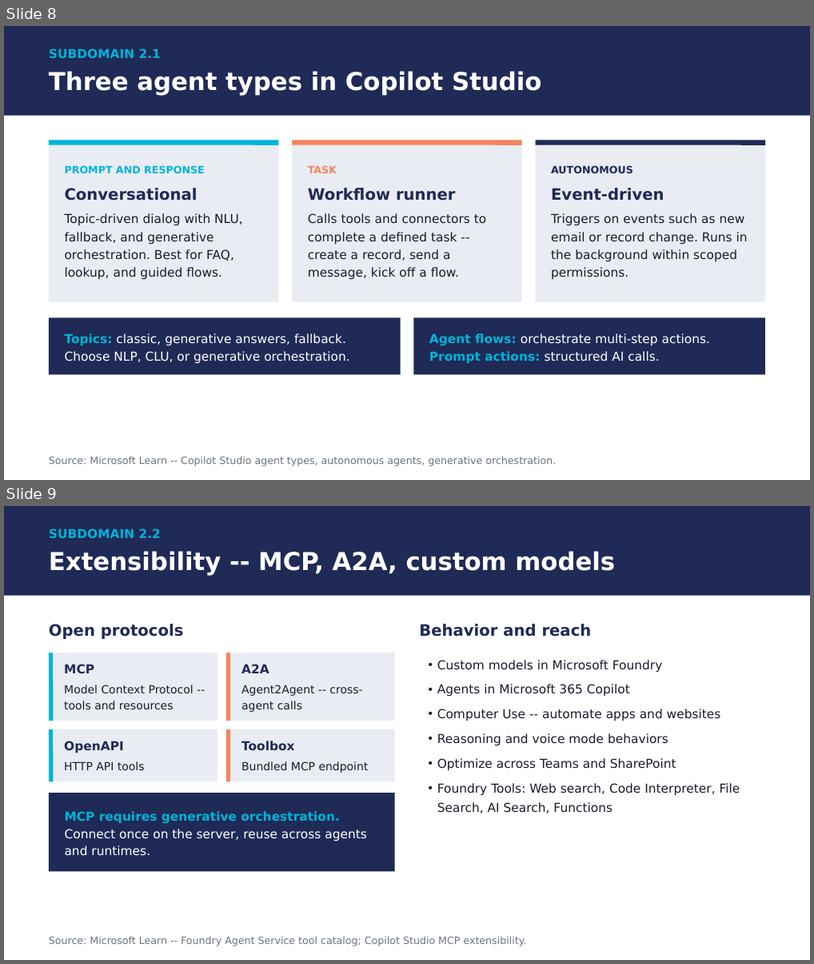
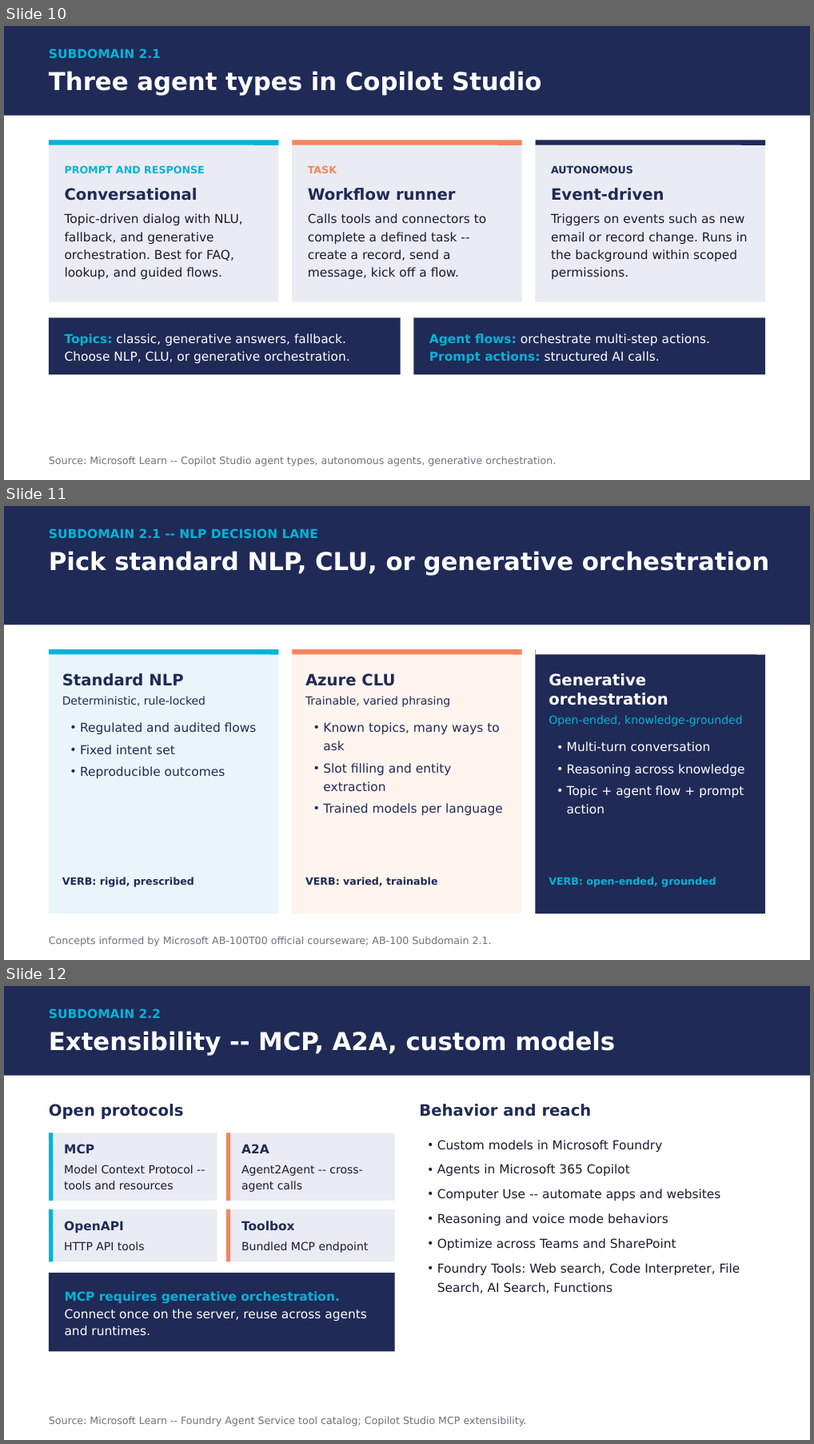
Before and after one commit to timothywarner-org/ab100, a slide deck: docs/ab100-course-deck-april-2026.pptx. Shown one above the other, each under a label of ours: slides 8 and 9 before the commit, slides 10, 11 and 12 after it. The pictures are 814x964 and 814x1444 pixels, drawn with LibreOffice and Linux fonts; fonts in the diff are those of the drawing. Boxes give left, top, right and bottom in pixels: in the first picture for what was removed or moved away, otherwise in the second. Text is boxed around its words. In the diff, an @@ line names an element or a change of style, - is before the commit and + after.

```diff
--- a/docs/ab100-course-deck-april-2026.pptx
+++ b/docs/ab100-course-deck-april-2026.pptx
@@ slide 11 added at (4, 506, 810, 960), background #FFFFFF @@
@@ rectangle added at (4, 506, 810, 624), fill #1F2A56 @@
@@ text added at (49, 528, 318, 538), 11 pt, text #00B4D8, bold @@
+SUBDOMAIN 2.1 -- NLP DECISION LANE
@@ text added at (49, 551, 770, 576), 22 pt, text #FFFFFF, bold @@
+Pick standard NLP, CLU, or generative orchestration
@@ rectangle added at (49, 649, 279, 913), fill #E9F5FB @@
@@ rectangle added at (292, 649, 522, 913), fill #FFF4EE @@
@@ rectangle added at (535, 649, 766, 913), fill #1F2A56 @@
@@ line added from (49, 652) to (279, 652), #00B4D8 4.5 pt @@
@@ text added at (62, 673, 183, 686), 14 pt, text #1F2A56, bold @@
+Standard NLP
@@ line added from (292, 652) to (522, 652), #F4845F 4.5 pt @@
@@ text added at (306, 673, 395, 686), 14 pt, text #1F2A56, bold @@
+Azure CLU
@@ line added from (535, 652) to (766, 652), #FFFFFF 4.5 pt @@
@@ text added at (549, 673, 669, 705), 14 pt, text #FFFFFF, bold @@
+Generative orchestration
@@ text added at (62, 696, 206, 706), 10 pt, text #1F2A56 @@
+Deterministic, rule-locked
@@ text added at (306, 696, 450, 707), 10 pt, text #1F2A56 @@
+Trainable, varied phrasing
@@ text added at (549, 715, 742, 726), 10 pt, text #00B4D8 @@
+Open-ended, knowledge-grounded
@@ text added at (80, 722, 257, 779), 11 pt, text #1F2A56 @@
+• Regulated and audited flows
+• Fixed intent set
+• Reproducible outcomes
@@ text added at (323, 722, 503, 816), 11 pt, text #1F2A56 @@
+• Known topics, many ways to ask
+• Slot filling and entity extraction
+• Trained models per language
@@ text added at (567, 741, 746, 814), 11 pt, text #FFFFFF @@
+• Multi-turn conversation
+• Reasoning across knowledge
+• Topic + agent flow + prompt action
@@ text added at (62, 876, 194, 887), 9 pt, text #1F2A56, bold @@
+VERB: rigid, prescribed
@@ text added at (306, 876, 438, 886), 9 pt, text #1F2A56, bold @@
+VERB: varied, trainable
@@ text added at (549, 876, 716, 887), 9 pt, text #00B4D8, bold @@
+VERB: open-ended, grounded
@@ text added at (49, 936, 492, 946), 9 pt, text #6B7280 @@
+Concepts informed by Microsoft AB-100T00 official courseware; AB-100 Subdomain 2.1.
@@ what was slide 8 is now slide 10 @@
@@ what was slide 9 is now slide 12 @@
```
Also in this commit, not shown: 5 slides changed, 7 other slides added, 1 slide removed, 41 other files.
